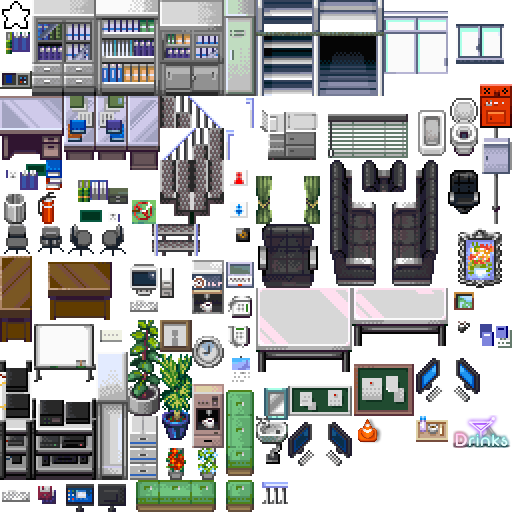
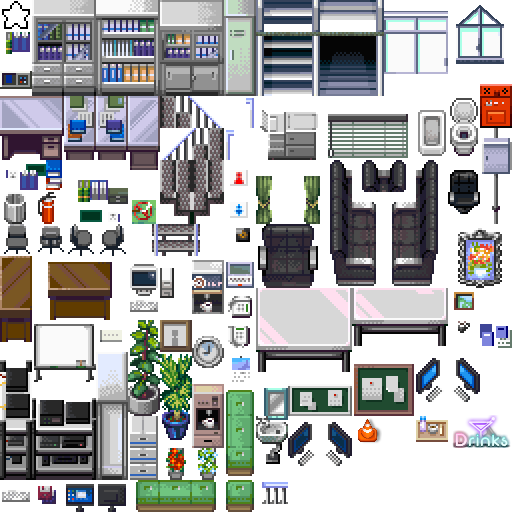
Layer changes from the first (512, 512) image to the second:
added layer "Layer" above "tilesets_deviant_milkian_1.png" over [459, 5, 501, 24]
